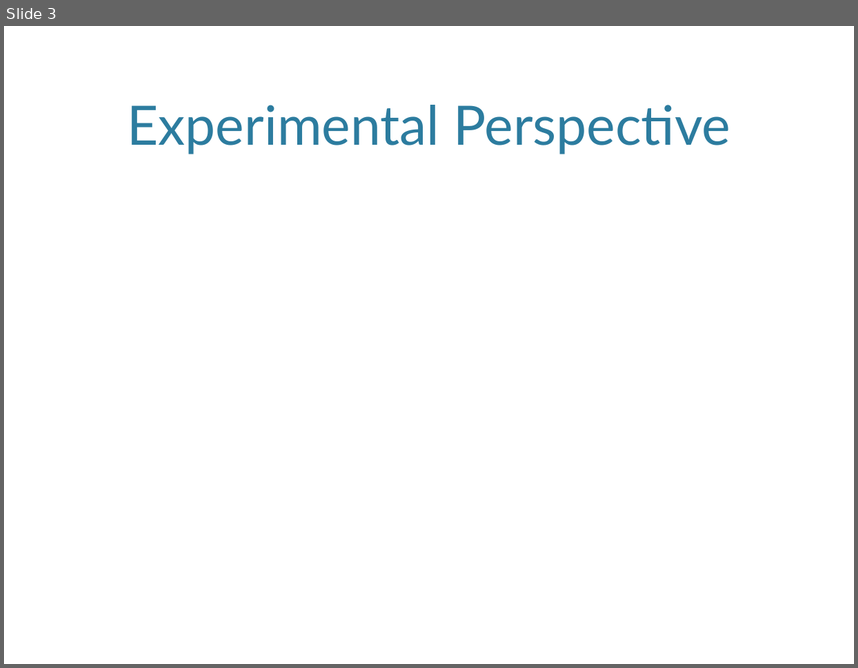
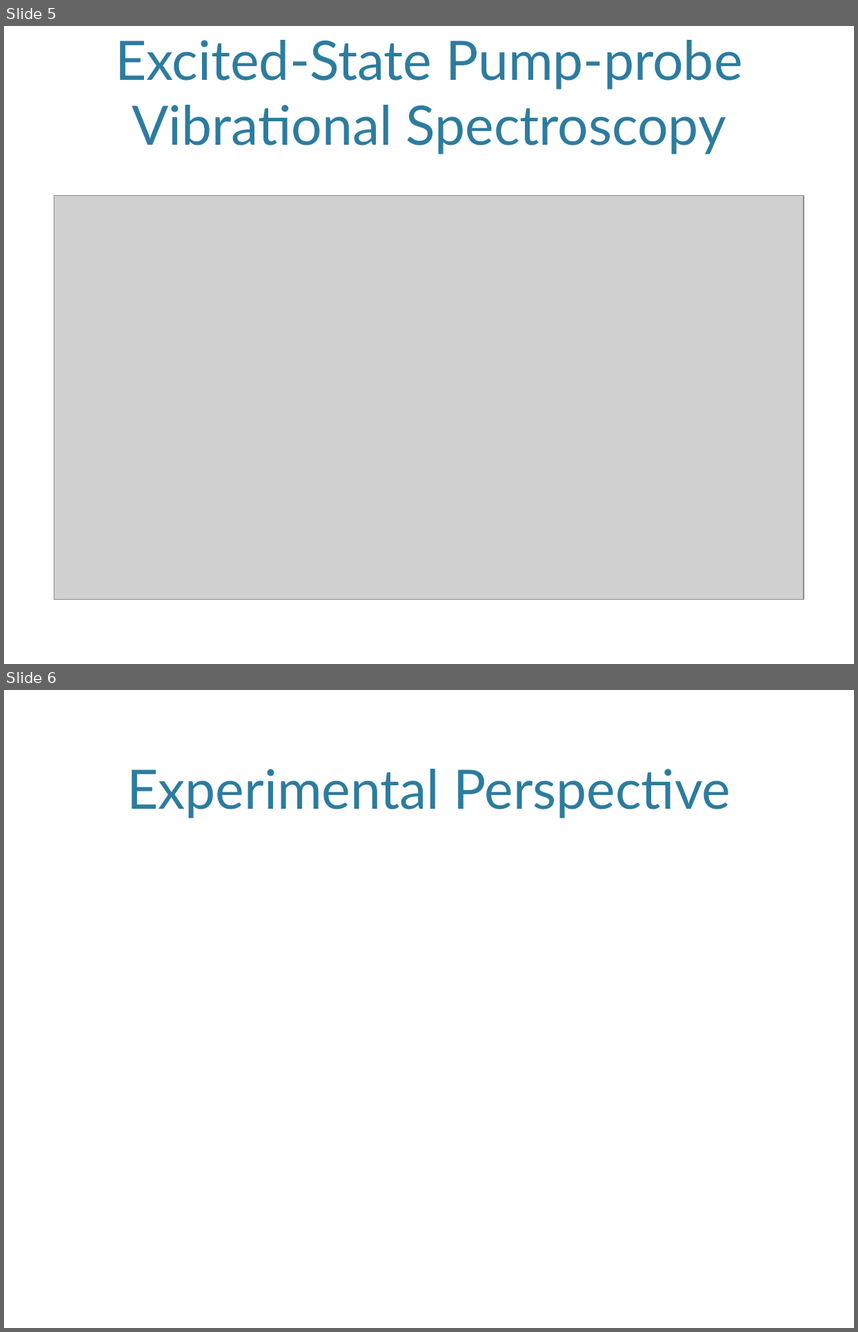
Before and after one commit to jjradler/565projectSp16, a slide deck: 565Presentation.pptx. Shown one above the other, each under a label of ours: slide 3 before the commit, slides 5 and 6 after it. The pictures are 858x668 and 858x1332 pixels, drawn with LibreOffice and Linux fonts; fonts in the diff are those of the drawing; grey boxes stand for pictures; background and template pictures are left out. Boxes give left, top, right and bottom in pixels: in the first picture for what was removed or moved away, otherwise in the second. Text is boxed around its words. In the diff, an @@ line names an element or a change of style, - is before the commit and + after.

```diff
--- a/565Presentation.pptx
+++ b/565Presentation.pptx
@@ slide 5 added at (4,26,854,664), background picture (left out) @@
@@ title added at (115,40,743,154), 46 pt, text #2C7C9F @@
+Excited-State Pump-probe Vibrational Spectroscopy
@@ picture added at (54,195,804,599) @@
@@ what was slide 3 is now slide 6 @@
```
Also in this commit, not shown: 2 slides changed, 5 other slides added, 1 slide removed.
